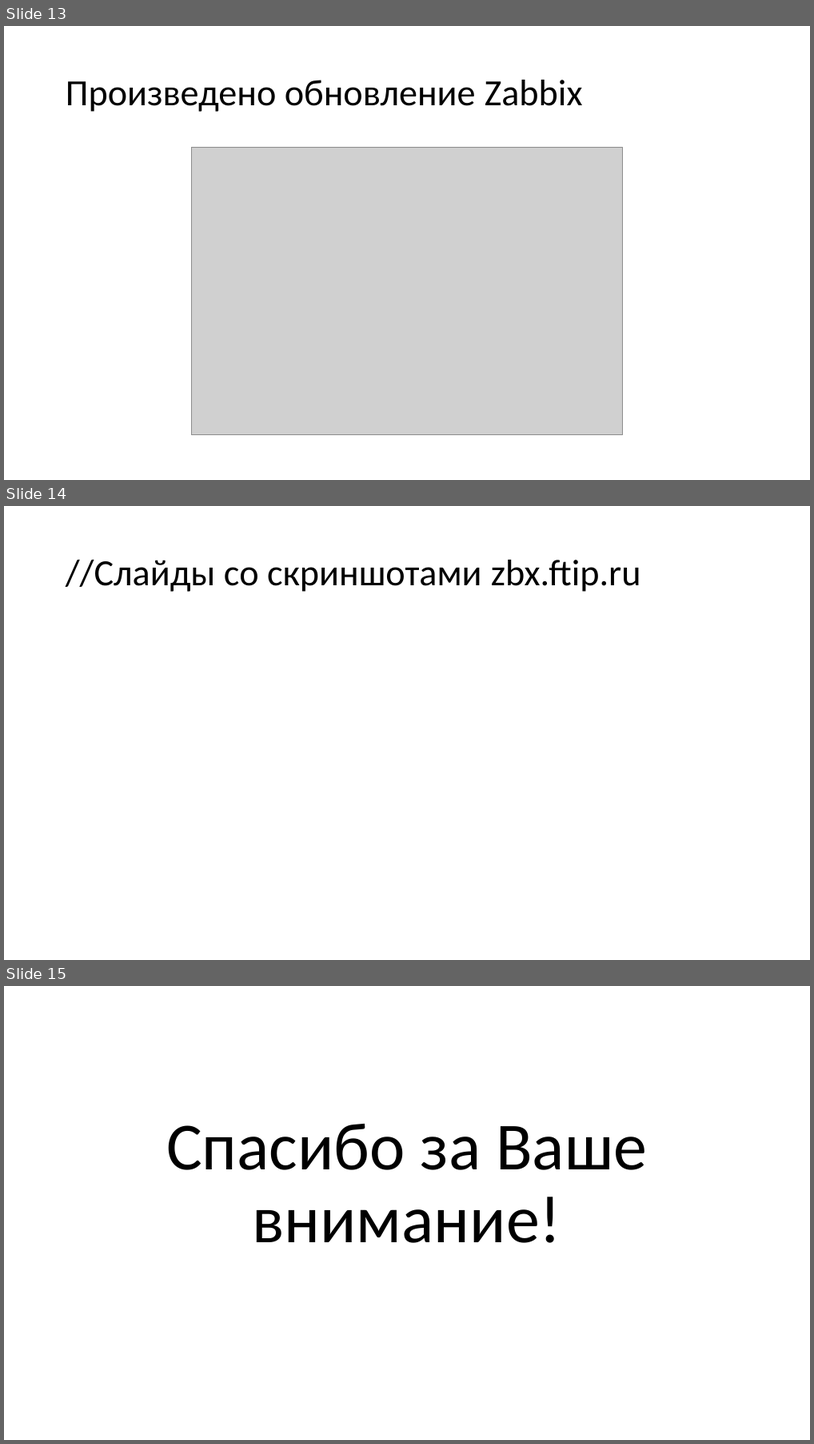
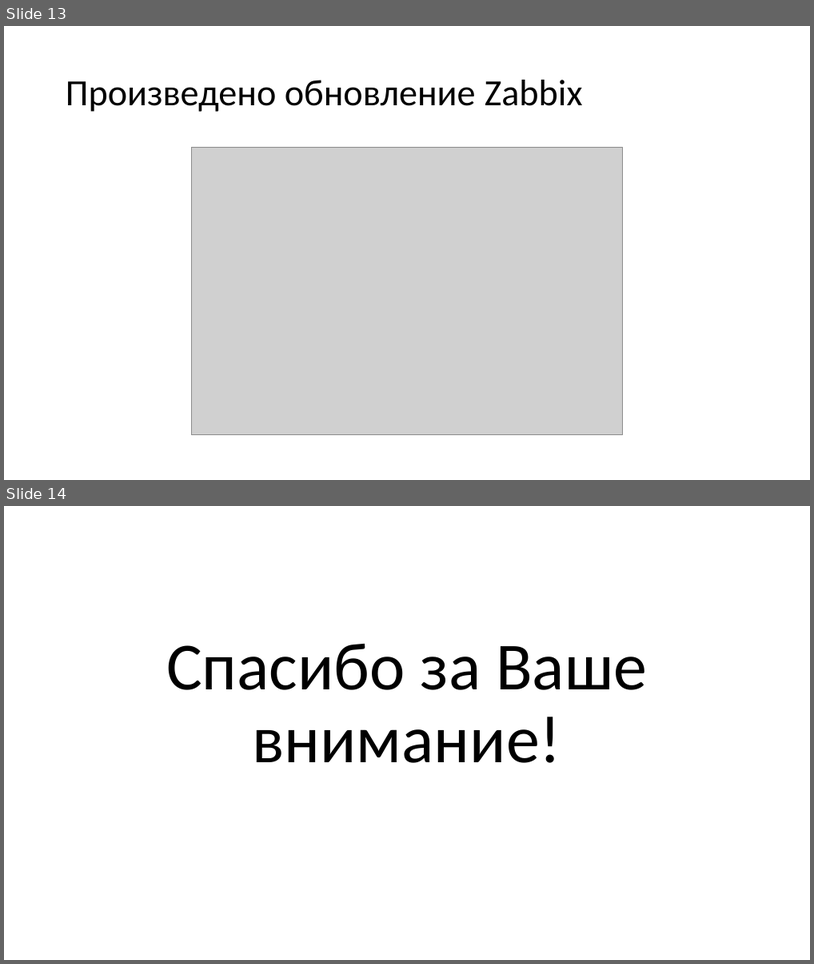
Before and after one commit to RanFog/VKR, a slide deck: Презентация к защите.pptx. Shown one above the other, each under a label of ours: slides 13, 14 and 15 before the commit, slides 13 and 14 after it. The pictures are 814x1444 and 814x964 pixels, drawn with LibreOffice and Linux fonts; fonts in the diff are those of the drawing; grey boxes stand for pictures. Boxes give left, top, right and bottom in pixels: in the first picture for what was removed or moved away, otherwise in the second. Text is boxed around its words. In the diff, an @@ line names an element or a change of style, - is before the commit and + after.

```diff
--- a/Презентация к защите.pptx
+++ b/Презентация к защите.pptx
@@ slide 14 removed at [4, 506, 810, 960], background #FFFFFF @@
@@ title removed at [66, 560, 642, 592] @@
-//Слайды со скриншотами zbx.ftip.ru
@@ what was slide 15 is now slide 14 @@
```
Also in this commit, not shown: 1 slide changed, 9 slides added, 1 other slide removed, 10 other files.
